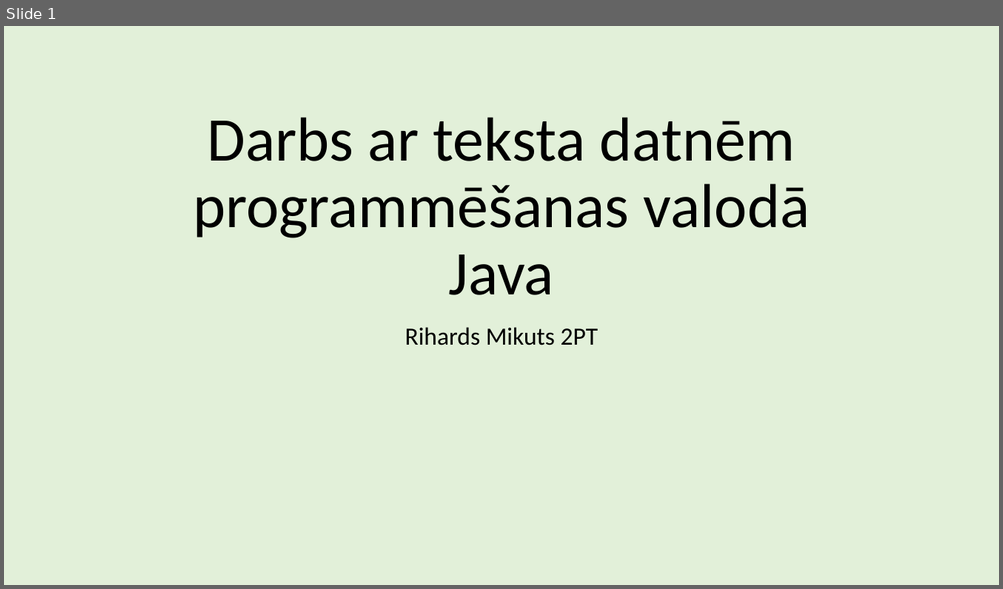
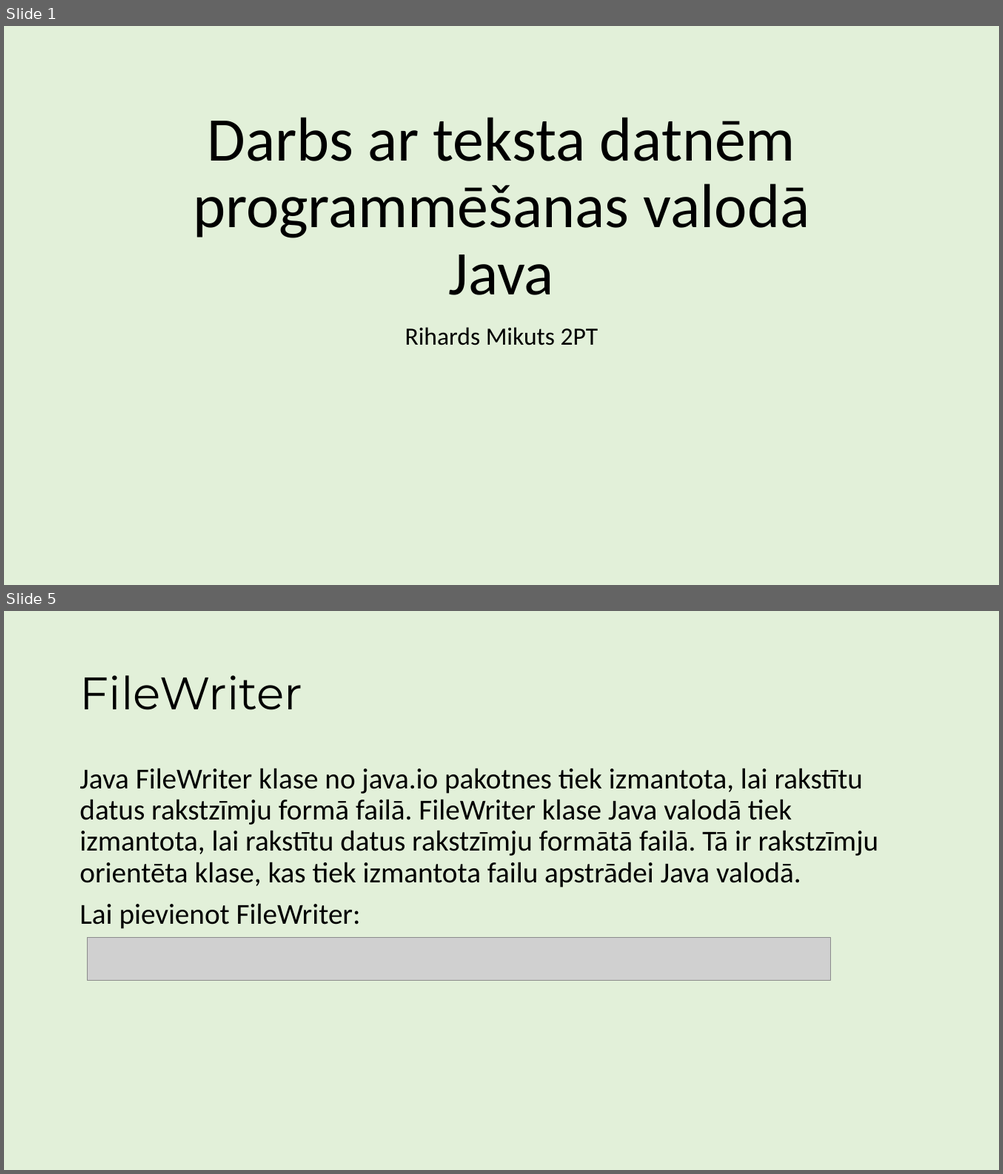
Before and after one commit to ricciss/TekstaDatnes, a slide deck: MacibuMaterials.pptx. Shown one above the other, each under a label of ours: slide 1 before the commit, slides 1 and 5 after it; the slides between them are not shown. The pictures are 1003x589 and 1003x1174 pixels, drawn with LibreOffice and Linux fonts; fonts in the diff are those of the drawing; grey boxes stand for pictures. Boxes give left, top, right and bottom in pixels: in the first picture for what was removed or moved away, otherwise in the second. Text is boxed around its words. In the diff, an @@ line names an element or a change of style, - is before the commit and + after.

Commit message:
Izveidota informācija par pakotni un FileWriter

```diff
--- a/MacibuMaterials.pptx
+++ b/MacibuMaterials.pptx
@@ slide 5 added at [4,611,999,1170], background #E2F0D9 @@
@@ title added at [79,675,302,710], 44 pt, text #000000 @@
+FileWriter
@@ text added at [79,768,879,929], 28 pt, text #000000 @@
+Java FileWriter klase no java.io pakotnes tiek izmantota, lai rakstītu datus rakstzīmju formā failā. FileWriter klase Java valodā tiek izmantota, lai rakstītu datus rakstzīmju formātā failā. Tā ir rakstzīmju orientēta klase, kas tiek izmantota failu apstrādei Java valodā.
+Lai pievienot FileWriter:
@@ picture added at [88,938,831,981] @@
```
Also in this commit, not shown: 1 slide changed, 7 other slides added.
